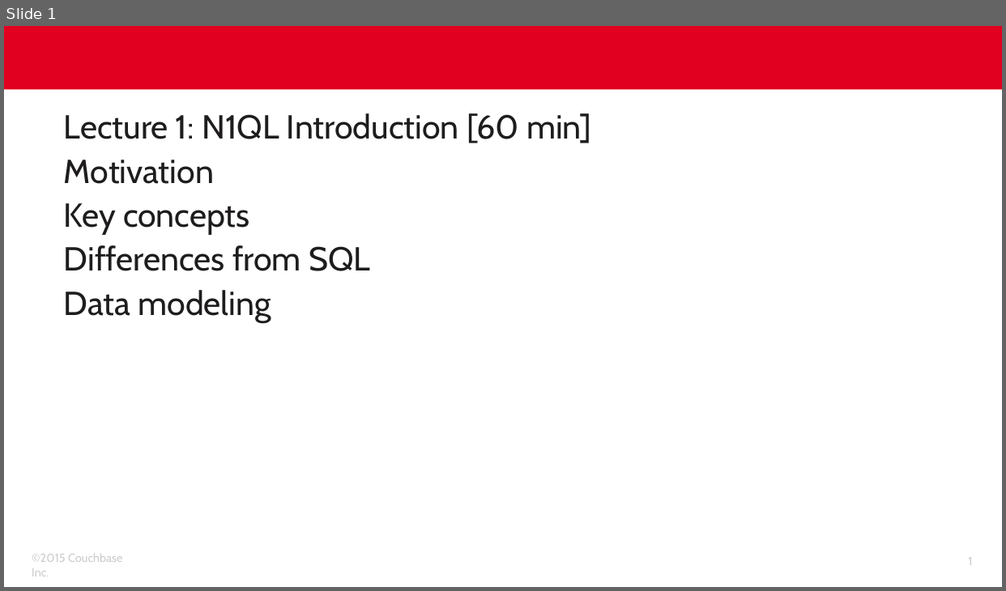
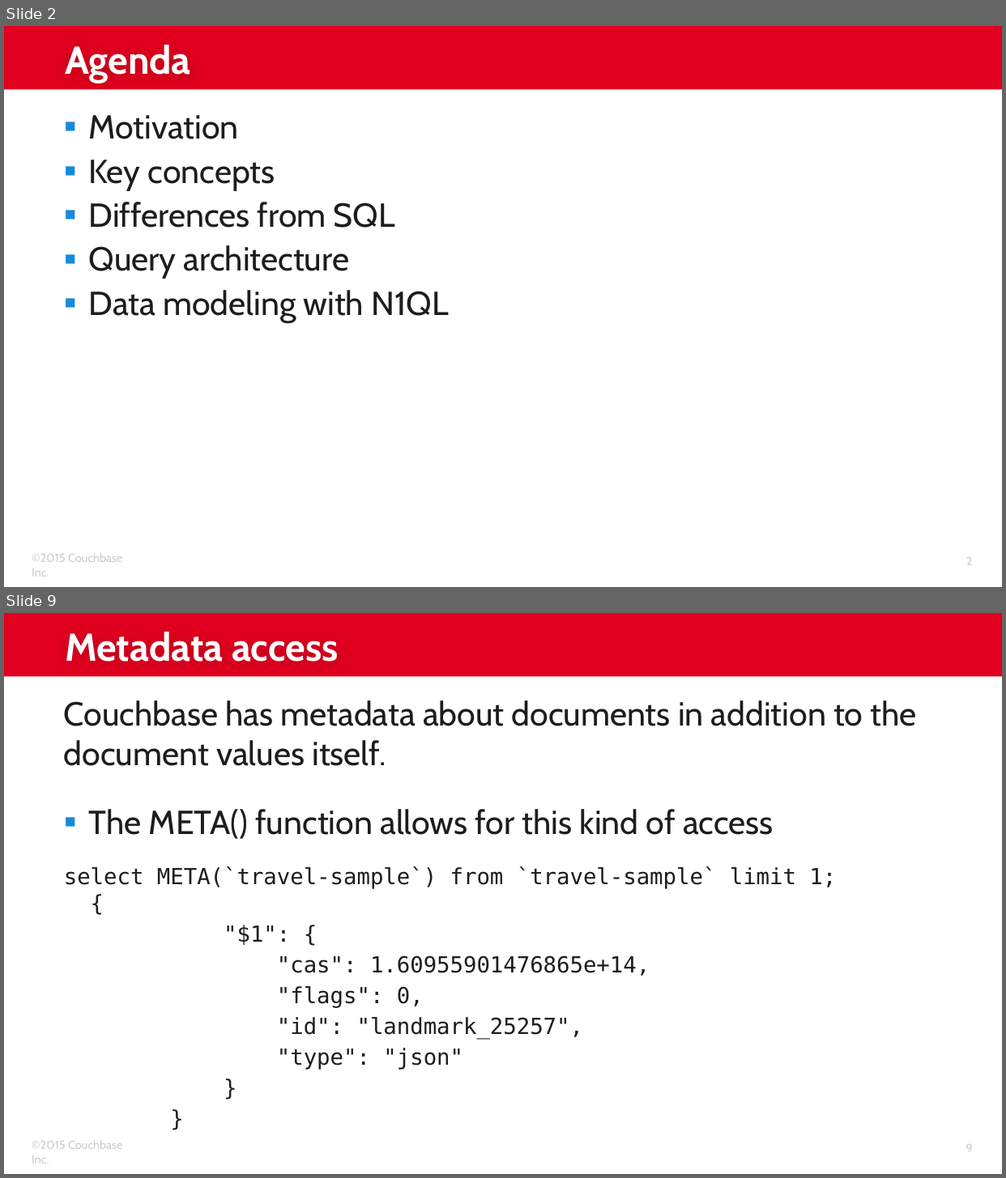
Before and after one commit to subalakr/workshop, a slide deck: server/presentations/Lec-03_N1QL_Introduction.pptx. Shown one above the other, each under a label of ours: slide 1 before the commit, slides 2 and 9 after it; the slides between them are not shown. The pictures are 1006x591 and 1006x1178 pixels, drawn with LibreOffice and Linux fonts; fonts in the diff are those of the drawing; background and template pictures are left out. Boxes give left, top, right and bottom in pixels: in the first picture for what was removed or moved away, otherwise in the second. Text is boxed around its words. In the diff, an @@ line names an element or a change of style, - is before the commit and + after.

```diff
--- a/server/presentations/Lec-03_N1QL_Introduction.pptx
+++ b/server/presentations/Lec-03_N1QL_Introduction.pptx
@@ slide 9 added at <box>4,613,1002,1174</box>, background #FFFFFF; not listed: 3 template elements that a slide beside it also shows @@
@@ title added at <box>65,632,338,662</box>, 28 pt, text #FFFFFF, bold @@
+Metadata access
@@ text added at <box>64,700,917,1070</box>, 16 pt, text #1E1C1C @@
+Couchbase has metadata about documents in addition to the document values itself.
+▪ The META() function allows for this kind of access
+select META(`travel-sample`) from `travel-sample` limit 1; {
+"$1": {
+"cas": 1.60955901476865e+14,
+"flags": 0,
+"id": "landmark_25257",
+"type": "json"
+}
+}
@@ what was slide 1 is now slide 2 @@
@@ slide 2 changed as well @@
@@ title added at <box>65,45,191,83</box>, 28 pt, text #FFFFFF, bold @@
+Agenda
@@ text at <box>64,113,591,143</box>: paragraph removed @@
-Lecture 1: N1QL Introduction [60 min]
@@ text at <box>89,115,395,228</box>: bullet none to ▪ @@
@@ text at <box>89,246,450,323</box>: text changed @@
-Data modeling
+▪ Query architecture
+▪ Data modeling with N1QL
@@ page number at <box>966,557,973,565</box>: text changed @@
-1
+2
```
Also in this commit, not shown: 27 other slides added, 13 slides removed.
